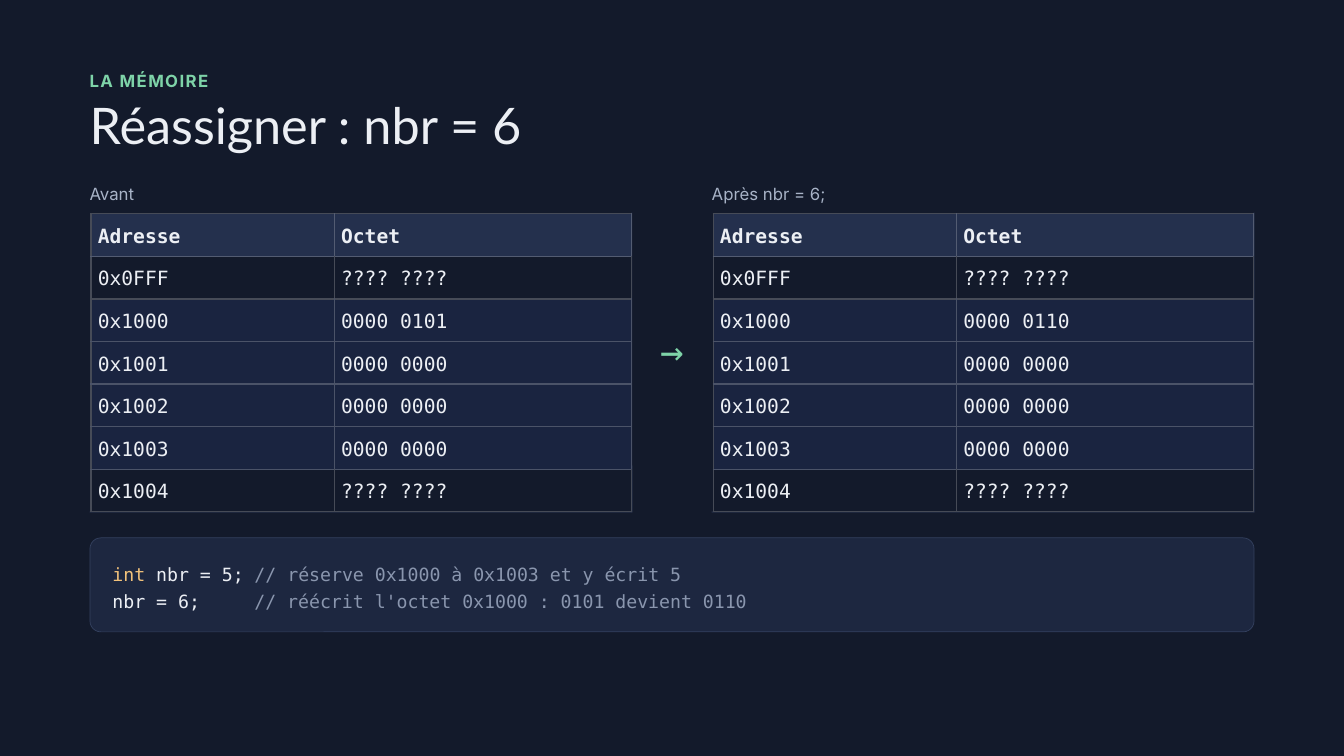
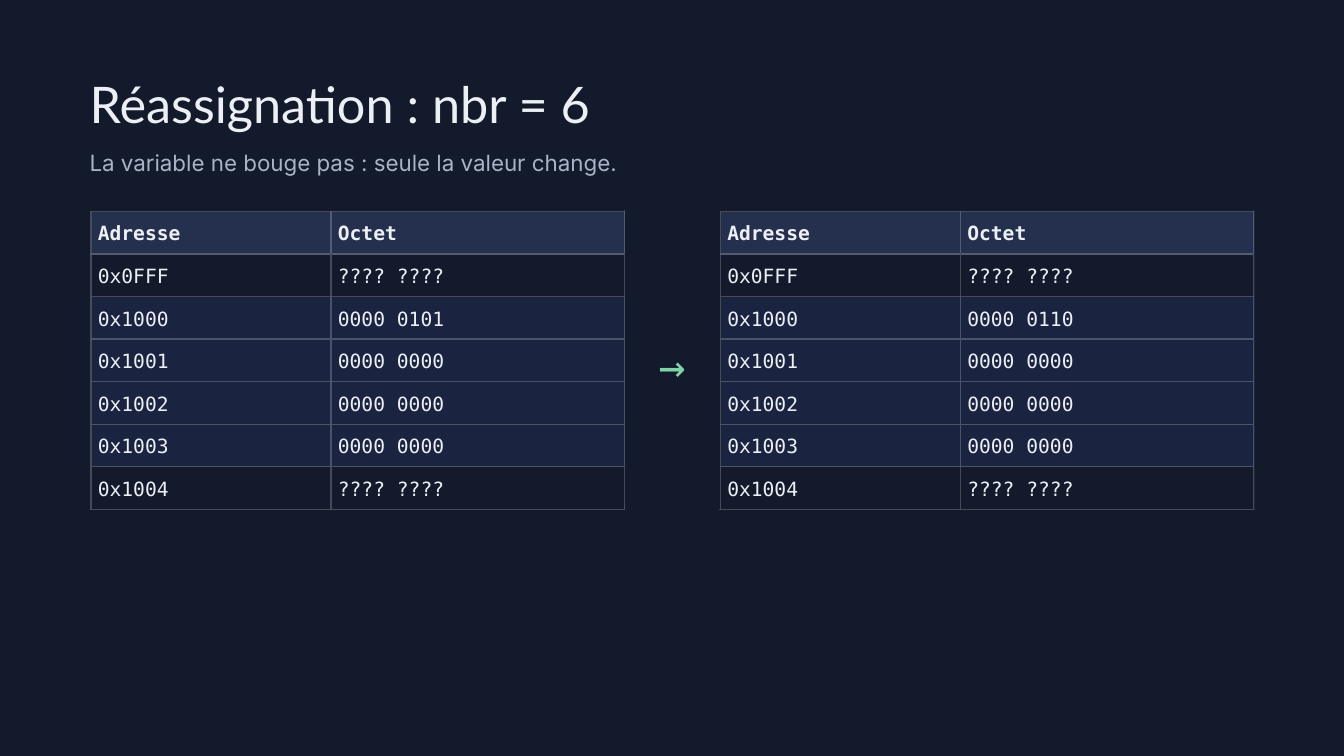
Before and after one commit to Blaeste/42-know, a slide deck: slide 9 of Les bases du C… ou pas.pptx (slide 11 before the commit). Drawn at 1344x756 pixels with LibreOffice and Linux fonts; fonts in the diff are those of the drawing. Boxes give left, top, right and bottom in pixels: in the first picture for what was removed or moved away, otherwise in the second. Text is boxed around its words. In the diff, an @@ line names an element or a change of style, - is before the commit and + after.

```diff
--- a/Les bases du C… ou pas.pptx
+++ b/Les bases du C… ou pas.pptx
@@ title at [90,86,590,132]: text changed @@
-Réassigner : nbr = 6
+Réassignation : nbr = 6
@@ text removed at [90,73,209,87] @@
-LA MÉMOIRE
@@ text added at [90,154,617,176], 16 pt, text #A8B3C7 @@
+La variable ne bouge pas : seule la valeur change.
@@ text removed at [90,188,135,200] @@
-Avant
@@ text removed at [712,187,825,204] @@
-Après nbr = 6;
@@ table: place and size @@
-table at [91,214,631,512]
+table at [91,212,624,510]
@@ line moved from (632, 213) - (632, 512) to (625, 210) - (625, 510) @@
@@ table: place and size @@
-table at [714,214,1254,512]
+table at [721,212,1254,510]
@@ line moved from (1254, 213) - (1254, 512) to (1254, 210) - (1254, 510) @@
@@ text "→": place and size @@
-text "→" at [660,319,690,376]
+text "→" at [658,329,691,394]
@@ text "→" at [658,329,691,394]: size 28 to 32 pt; line spacing 39.2pt to 44.8pt @@
@@ line moved from (90, 512) - (632, 512) to (90, 509) - (625, 509) @@
@@ line moved from (712, 512) - (1254, 512) to (719, 509) - (1254, 509) @@
@@ rounded rectangle removed at [90,538,1254,632] @@
-int nbr = 5; // réserve 0x1000 à 0x1003 et y écrit 5
-nbr = 6; // réécrit l'octet 0x1000 : 0101 devient 0110
```
Also in this commit, not shown: 8 other slides changed, 12 slides added, 13 slides removed, 3 other files.
